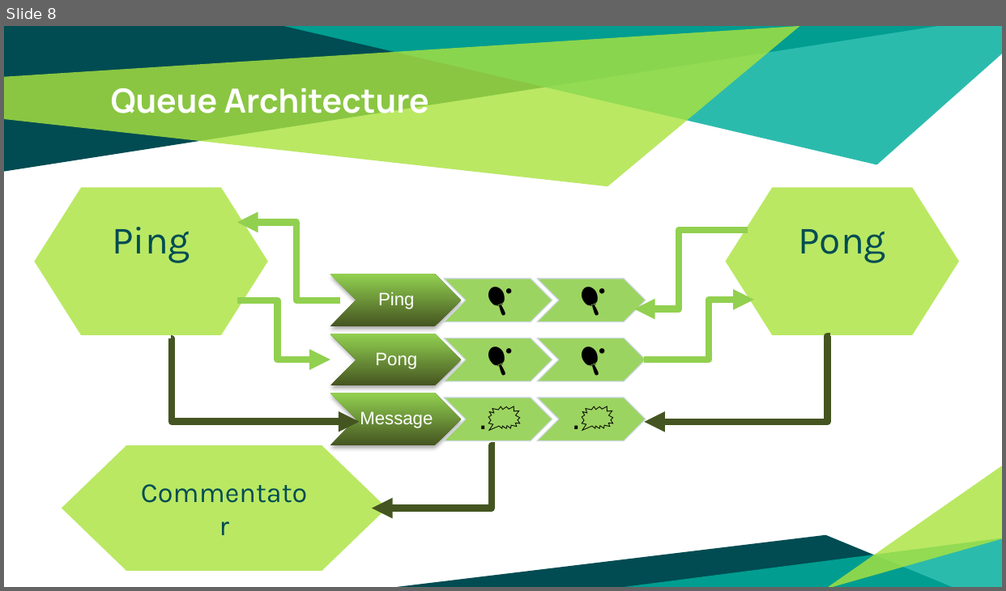
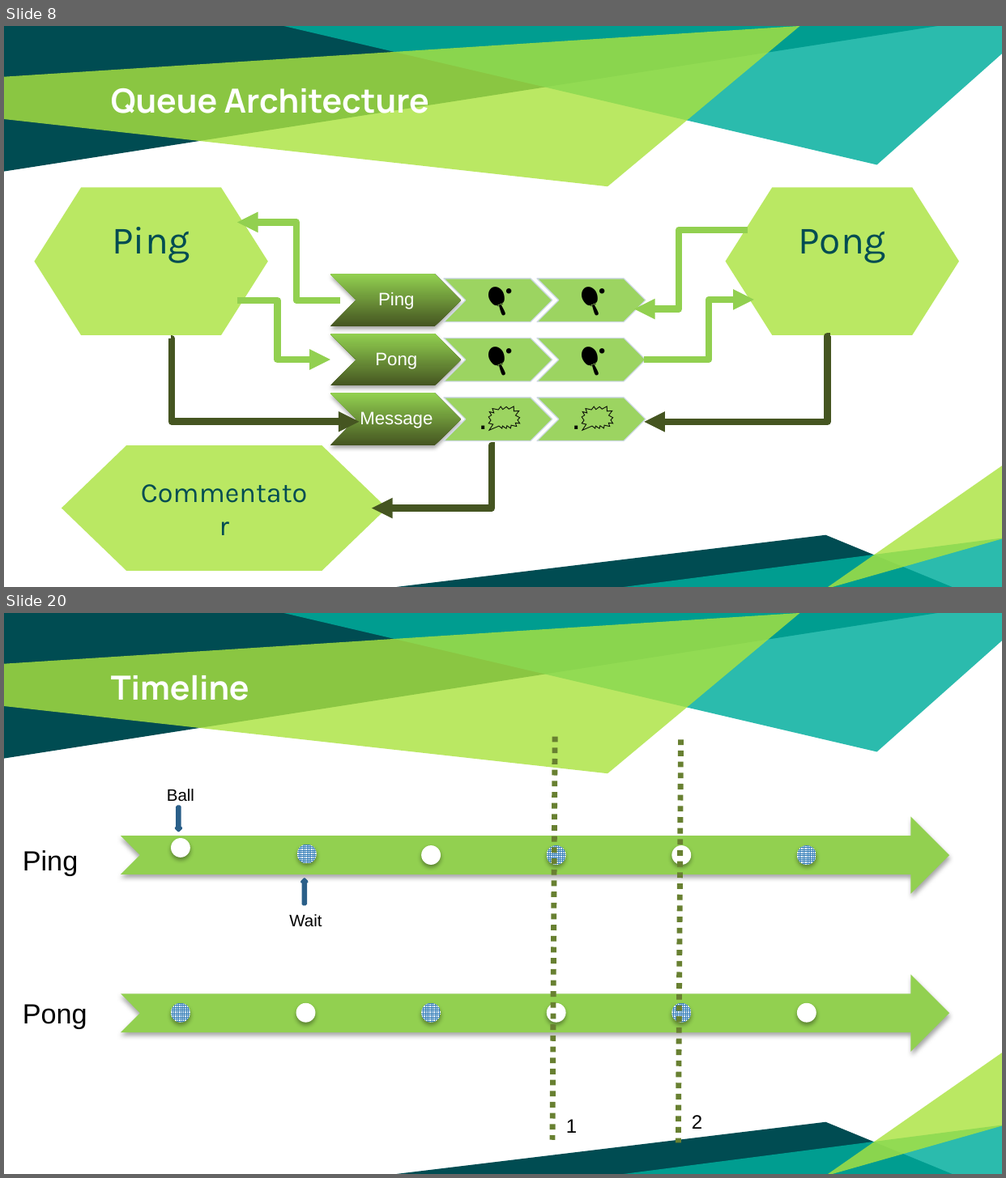
Before and after one commit to patrocinio/chaos-monkey-playing-ping-pong, a slide deck: Presentation/Bootcamp.pptx. Shown one above the other, each under a label of ours: slide 8 before the commit, slides 8 and 20 after it; the slides between them are not shown. The pictures are 1006x591 and 1006x1178 pixels, drawn with LibreOffice and Linux fonts; fonts in the diff are those of the drawing. Boxes give left, top, right and bottom in pixels: in the first picture for what was removed or moved away, otherwise in the second. Text is boxed around its words. In the diff, an @@ line names an element or a change of style, - is before the commit and + after.

```diff
--- a/Presentation/Bootcamp.pptx
+++ b/Presentation/Bootcamp.pptx
@@ slide 20 added at [4, 613, 1002, 1174], background #FFFFFF; not listed: 6 template elements that a slide beside it also shows @@
@@ title added at [111, 675, 249, 700], 24 pt, text #FFFFFF, bold @@
+Timeline
@@ line added from (555, 737) to (553, 1139), #688031 4 pt dashed @@
@@ line added from (680, 739) to (679, 1143), #688031 4 pt dashed @@
@@ down arrow added at [176, 807, 181, 831], fill #92D050, outline #2B5F8A 2 pt @@
@@ text added at [23, 850, 79, 876], 20 pt, text #000000 @@
+Ping
@@ group added at [121, 789, 949, 926]: 6 ellipses, 2 texts, 1 notched right arrow @@
+Ball
+Wait
@@ down arrow added at [301, 879, 306, 905], fill #92D050, outline #2B5F8A 2 pt @@
@@ text added at [23, 1004, 87, 1029], 20 pt, text #000000 @@
+Pong
@@ group added at [121, 974, 949, 1051]: 6 ellipses, 1 notched right arrow @@
@@ text added at [566, 1119, 577, 1133], 14 pt, text #000000 @@
+1
@@ text added at [692, 1115, 702, 1129], 14 pt, text #000000 @@
+2
```
Also in this commit, not shown: 2 slides changed, 27 other slides added.
